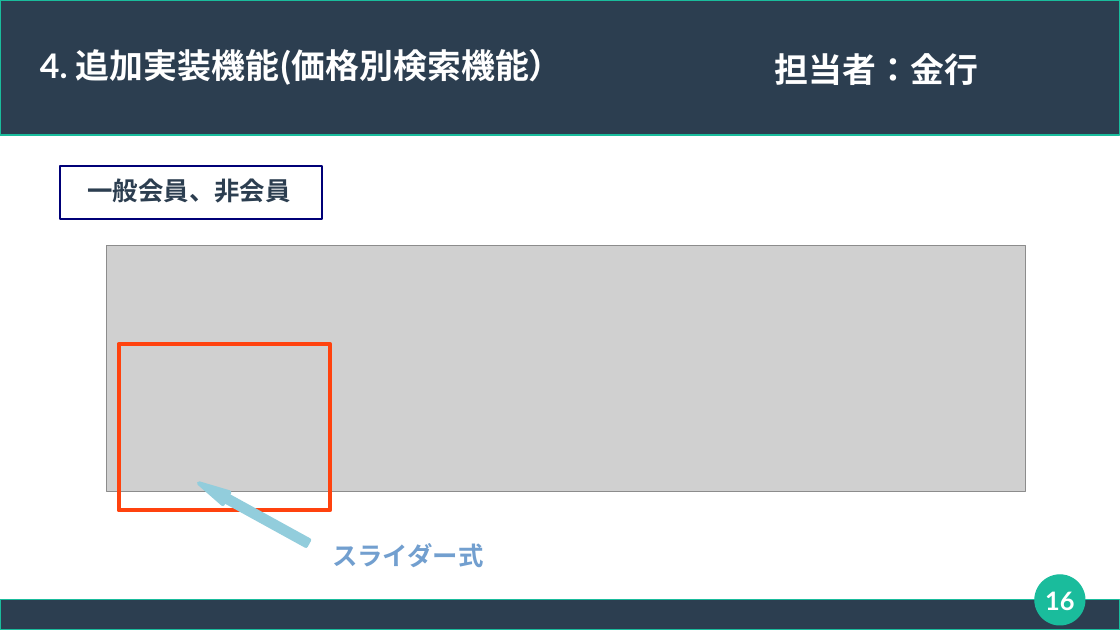
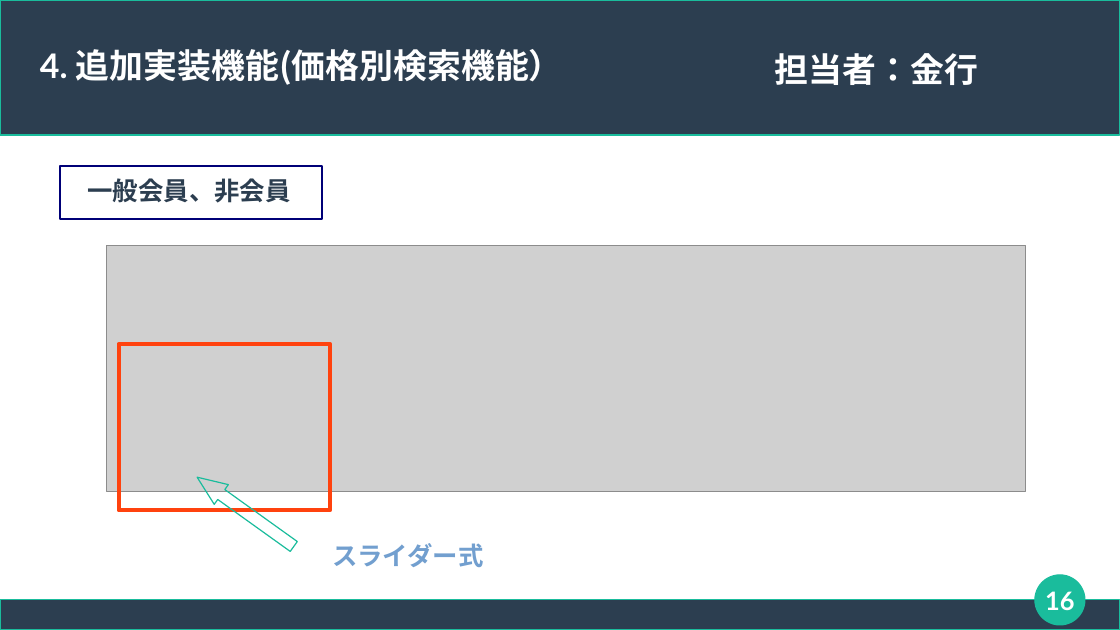
Before and after one commit to connk95/Shared-Shop, a slide deck: slide 16 of TeamUzawa_Sharing_ProjectFile/発表用スライド_チーム鵜澤.odp. Drawn at 1120x630 pixels with LibreOffice and Linux fonts; fonts in the diff are those of the drawing; grey boxes stand for pictures. Boxes give left, top, right and bottom in pixels: in the first picture for what was removed or moved away, otherwise in the second. Text is boxed around its words. In the diff, an @@ line names an element or a change of style, - is before the commit and + after.

```diff
--- a/TeamUzawa_Sharing_ProjectFile/発表用スライド_チーム鵜澤.odp
+++ b/TeamUzawa_Sharing_ProjectFile/発表用スライド_チーム鵜澤.odp
@@ up arrow added at [191, 467, 301, 556], outline #1ABC9C 0.85 pt @@
@@ left arrow removed at [196, 478, 311, 549] @@
```
Also in this commit, not shown: 13 other slides changed, 1 slide removed.
